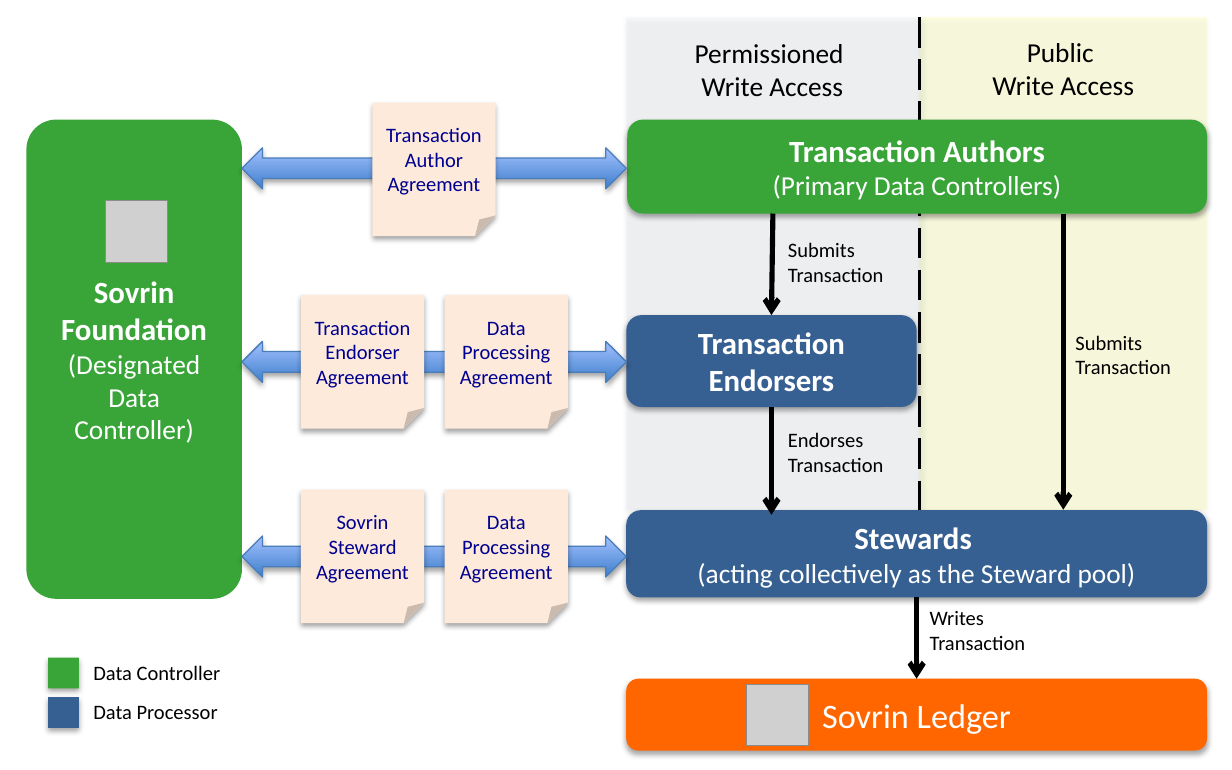
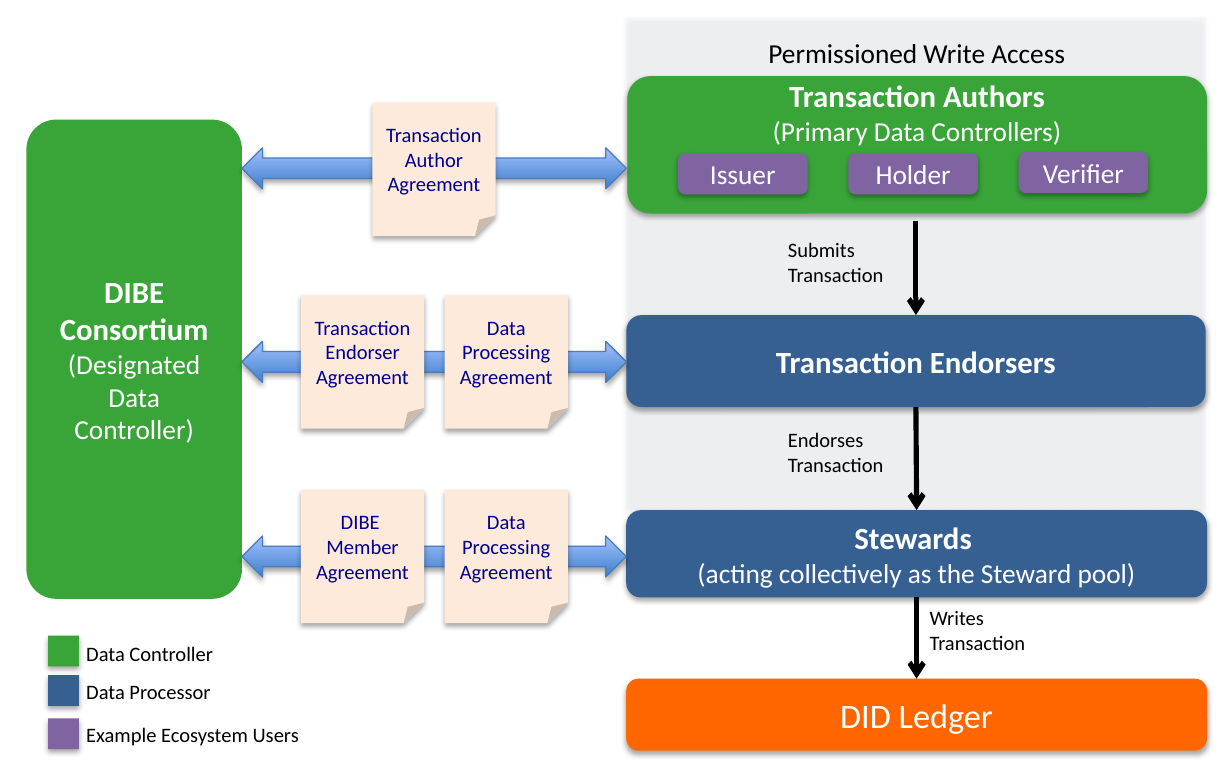
Before and after one commit to sovrin-foundation/SGF-v3, a slide deck: slide 4 of sbu/_docdev/images/sbu-legal-architecture-diagrams.pptx. Drawn at 1232x770 pixels with LibreOffice and Linux fonts; fonts in the diff are those of the drawing; grey boxes stand for pictures. Boxes give left, top, right and bottom in pixels: in the first picture for what was removed or moved away, otherwise in the second. Text is boxed around its words. In the diff, an @@ line names an element or a change of style, - is before the commit and + after.

```diff
--- a/sbu/_docdev/images/sbu-legal-architecture-diagrams.pptx
+++ b/sbu/_docdev/images/sbu-legal-architecture-diagrams.pptx
@@ rectangle: place and size @@
-rectangle at bbox=[626, 17, 923, 510]
+rectangle at bbox=[626, 17, 1205, 510]
@@ rectangle removed at bbox=[919, 17, 1206, 510] @@
@@ line removed from (919, 17) to (919, 541) @@
@@ text "Permissioned Write Access" rewrapped from bbox=[695, 44, 844, 97] to bbox=[768, 44, 1065, 64] @@
@@ text removed at bbox=[992, 43, 1134, 96] @@
-Public
-Write Access
@@ rounded rectangle "Transaction Authors (Primary Data Controllers)": place and size @@
-rounded rectangle "Transaction Authors (Primary Data Controllers)" at bbox=[627, 120, 1207, 213]
+rounded rectangle "Transaction Authors (Primary Data Controllers)" at bbox=[627, 76, 1207, 213]
@@ rounded rectangle added at bbox=[678, 153, 807, 193], fill #8064A2, 16 pt, text #FFFFFF @@
+Issuer
@@ rounded rectangle added at bbox=[849, 153, 978, 193], fill #8064A2, 16 pt, text #FFFFFF @@
+Holder
@@ rounded rectangle added at bbox=[1019, 152, 1148, 192], fill #8064A2, 16 pt, text #FFFFFF @@
+Verifier
@@ picture removed at bbox=[106, 201, 168, 262] @@
@@ arrow moved from (772, 213) - (771, 315) to (915, 222) - (915, 315) @@
@@ arrow removed from (1063, 213) to (1063, 510) @@
@@ text in rounded rectangle at bbox=[60, 283, 209, 341]: text changed @@
-Sovrin Foundation
+DIBE Consortium
@@ rounded rectangle "Transaction Endorsers": place and size @@
-rounded rectangle "Transaction Endorsers" at bbox=[626, 315, 917, 408]
+rounded rectangle "Transaction Endorsers" at bbox=[626, 315, 1205, 408]
@@ text removed at bbox=[1075, 335, 1171, 374] @@
-Submits Transaction
@@ arrow moved from (771, 407) - (771, 515) to (915, 407) - (917, 510) @@
@@ text in folded corner at bbox=[316, 516, 409, 583]: text changed @@
-Sovrin Steward Agreement
+DIBE
+Member Agreement
@@ rectangle: place and size @@
-rectangle at bbox=[48, 658, 79, 689]
+rectangle at bbox=[48, 636, 79, 667]
@@ text "Data Controller": place and size @@
-text "Data Controller" at bbox=[93, 665, 221, 680]
+text "Data Controller" at bbox=[86, 646, 213, 661]
@@ rectangle: place and size @@
-rectangle at bbox=[48, 697, 79, 728]
+rectangle at bbox=[48, 675, 79, 706]
@@ text "Data Processor": place and size @@
-text "Data Processor" at bbox=[93, 706, 218, 719]
+text "Data Processor" at bbox=[86, 686, 210, 699]
@@ picture removed at bbox=[747, 684, 808, 745] @@
@@ rectangle added at bbox=[48, 718, 79, 749], fill #8064A2 @@
@@ text in rounded rectangle at bbox=[840, 704, 993, 734]: text changed @@
-Sovrin Ledger
+DID Ledger
@@ text added at bbox=[86, 727, 299, 746], 12 pt, text #000000 @@
+Example Ecosystem Users
```
Also in this commit, not shown: 3 other slides changed, 8 other files.
